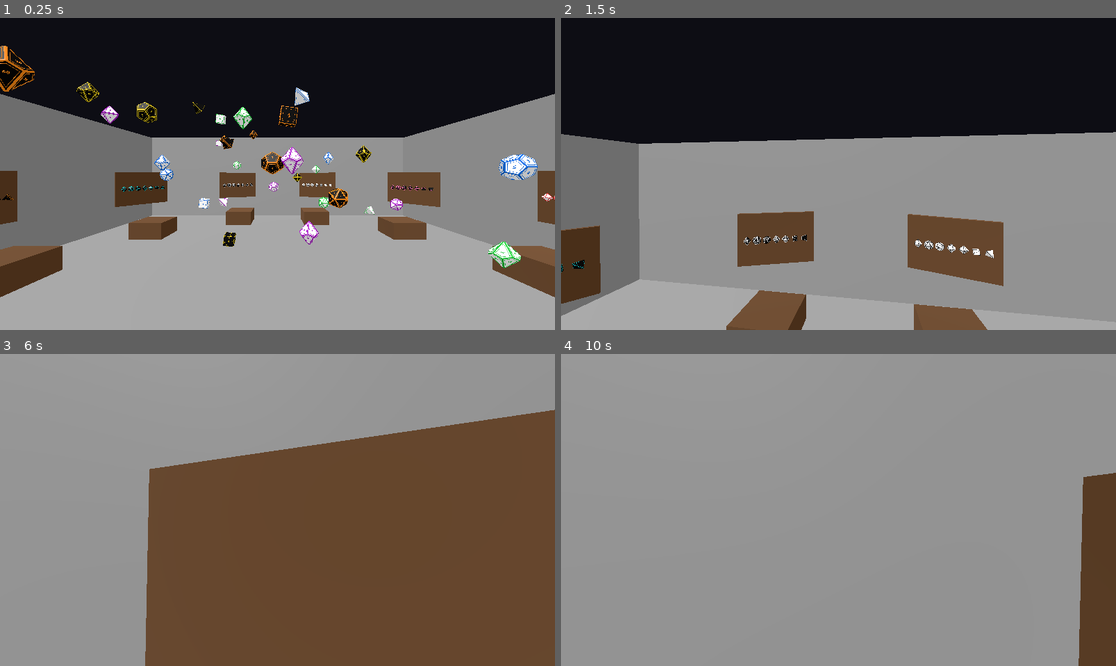
Above: before the commit, frames 1-4 (two rows, left to right).
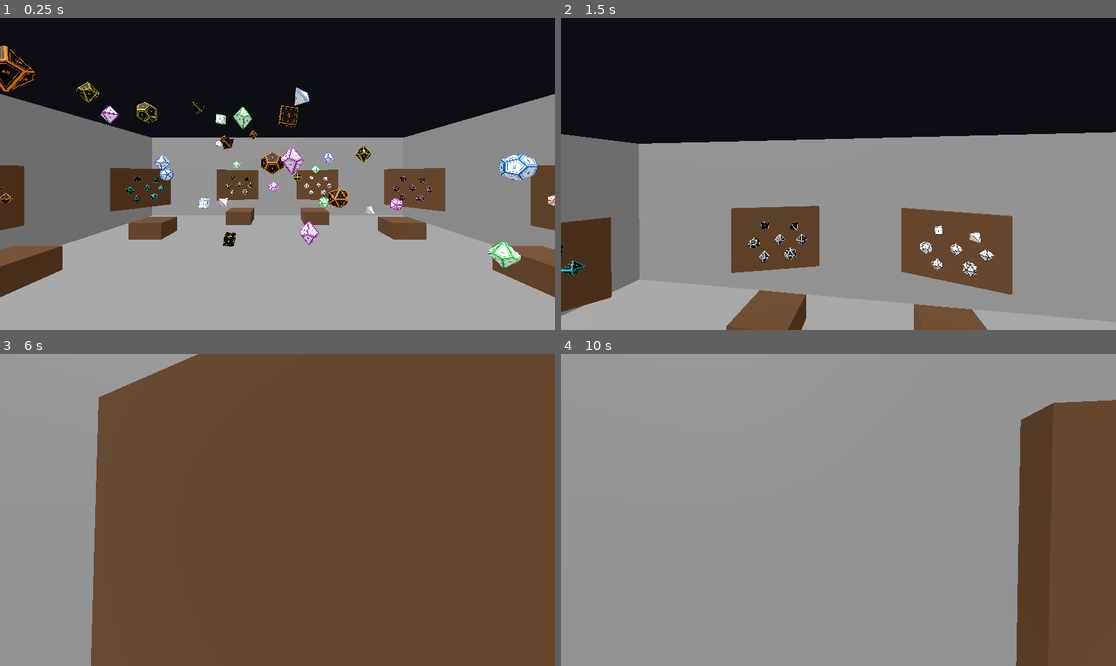
Above: after the commit, the same moments.

Repository: Fandomqueen9/Dice_Sort_Portfolio
Game: Godot game, scene res://scenes/Main.tscn
The game is run twice, just before and just after one commit, with the same random seed, the same clock (stepped at 60 frames per second) and the same inputs. This scene is started directly instead of the project's main scene.
Inputs (mouse positions are in pixels of both pictures, inside the frame that each line leads up to):
- Up to frame 1 (0.25 s): no input
- Up to frame 2 (1.5 s): tap Enter at 0.5 s; move the mouse to (866, 174) at 0.52 s; hold W from 0.53 s (still down); click (866, 174) at 0.67 s; tap Space at 0.77 s; move the mouse to (810, 174) at 1.27 s
- Up to frame 3 (6 s): tap Space at 1.52, 2.75, 3.02, 3.77, 4.52, 5 s; move the mouse to (288, 503) at 2.02 s; move the mouse to (271, 516) at 2.77 s; click (271, 516) at 2.92 s; tap Enter at 3.5, 5.75 s; move the mouse to (316, 513) at 3.52 s; move the mouse to (233, 506) at 4.27 s; move the mouse to (283, 510) at 5.02 s; click (283, 510) at 5.17 s; move the mouse to (255, 503) at 5.77 s; release W at 5.78 s; hold D from 5.78 s (still down)
- Up to frame 4 (10 s): tap Space at 6.02, 6.77, 7.25, 7.52, 9.02, 9.77 s; move the mouse to (866, 510) at 6.52 s; release D at 6.53 s; hold W 6.53-8.78 s; move the mouse to (810, 510) at 7.27 s; click (810, 510) at 7.42 s; move the mouse to (849, 503) at 8.02 s; move the mouse to (832, 516) at 8.77 s; hold A 8.78-9.53 s; move the mouse to (877, 513) at 9.52 s; hold W from 9.53 s (still down); click (877, 513) at 9.67 s

The runs differ from the first frame. In frame 1, 2.4% of the frame differs, in the area x 0-100%, y 47-69%; in frame 2, 4.2%; in frame 3, 28%, in the area x 16-100%, y 0-100%; in frame 4, 11%.

Commit message:
Scatter sign dice, enlarge them, and highlight the matched type in green
- Tray.gd: mini sign dice now use a scattered layout (fixed per-type
  offsets, not a single row) and a larger scale, per a reference image.
- Die.gd: outline material is now a per-instance field with a new
  set_outline_color(), so a die's highlight color isn't fixed to white.
- Tray.gd: each sign die gets a green outline color and is tracked by
  type in _mini_dice_by_type. mark_type_present(type) lights it up,
  reset_sign_highlights() clears all of them. Wired into every path
  that can sort a die: the physical tray trigger, admin sort_all, and
  loading a save with already-sorted dice (previously none of the
  non-trigger paths touched the sign at all). Restart also calls
  reset_sign_highlights() on every tray so signs go dark again.

Co-Authored-By: Claude Sonnet 5 <noreply@anthropic.com>

Diff:
--- a/client/scenes/Main.gd
+++ b/client/scenes/Main.gd
@@ -259,6 +259,8 @@
 	for die in dice:
 		die.reset()
 		die.global_position = Vector3(randf_range(-2.5, 2.5), randf_range(1.0, 3.0), randf_range(-2.5, 2.5))
+	for tray in trays:
+		tray.reset_sign_highlights()
 	win_label.visible = false
 	toggle_pause_menu()
 
@@ -281,6 +283,7 @@
 				if tray.tray_color.is_equal_approx(die.set_color):
 					die.global_position = tray.global_position + Vector3(0, 0.3, 0)
 					die.mark_sorted()
+					tray.mark_type_present(die.die_type)
 					break
 	_on_die_sorted(null)
 
@@ -323,9 +326,19 @@
 		add_child(die)
 		if entry["sorted"]:
 			die.mark_sorted()
+			var tray := _tray_for_color(color)
+			if tray:
+				tray.mark_type_present(entry["type"])
 		dice.append(die)
 
 	return true
+
+
+func _tray_for_color(color: Color) -> Tray:
+	for tray in trays:
+		if tray.tray_color.is_equal_approx(color):
+			return tray
+	return null
 
 
 func save_current_state() -> bool:
--- a/client/scripts/Die.gd
+++ b/client/scripts/Die.gd
@@ -7,6 +7,7 @@
 var sorted: bool = false
 
 var _outline_root: Node3D
+var _outline_material: StandardMaterial3D
 
 const OUTLINE_SCALE := 1.06
 const DIE_SHADER := preload("res://shaders/die.gdshader")
@@ -77,10 +78,10 @@
 
 
 func _build_outline(model_instance: Node3D, model_scale: float) -> void:
-	var outline_material := StandardMaterial3D.new()
-	outline_material.shading_mode = BaseMaterial3D.SHADING_MODE_UNSHADED
-	outline_material.albedo_color = Color(1, 1, 1)
-	outline_material.cull_mode = BaseMaterial3D.CULL_FRONT
+	_outline_material = StandardMaterial3D.new()
+	_outline_material.shading_mode = BaseMaterial3D.SHADING_MODE_UNSHADED
+	_outline_material.albedo_color = Color(1, 1, 1)
+	_outline_material.cull_mode = BaseMaterial3D.CULL_FRONT
 
 	_outline_root = model_instance.duplicate() as Node3D
 	_outline_root.scale = Vector3.ONE * (model_scale * OUTLINE_SCALE)
@@ -88,7 +89,11 @@
 	add_child(_outline_root)
 
 	for mesh_instance in _find_mesh_instances(_outline_root):
-		mesh_instance.material_override = outline_material
+		mesh_instance.material_override = _outline_material
+
+
+func set_outline_color(color: Color) -> void:
+	_outline_material.albedo_color = color
 
 
 func _build_collision(mesh_instances: Array[MeshInstance3D], model_scale: float) -> void:
--- a/client/scripts/Tray.gd
+++ b/client/scripts/Tray.gd
@@ -5,12 +5,25 @@
 signal die_sorted(die: Die)
 
 var tray_color: Color = Color.WHITE
+var _mini_dice_by_type: Dictionary = {}
 
 const WOOD_COLOR := Color(0.36, 0.24, 0.14)
 const SIGN_DISTANCE := 0.7
 const SIGN_HEIGHT := 1.0
-const MINI_DIE_SCALE := 0.6
-const MINI_DIE_SPACING := 0.16
+const MINI_DIE_SCALE := 0.85
+const MATCHED_OUTLINE_COLOR := Color(0.2, 0.9, 0.3)
+
+# Loosely scattered layout (not a straight line), one offset per entry in
+# GameState.DIE_TYPES, matched by index.
+const MINI_DIE_OFFSETS := [
+	Vector2(-0.30, 0.22),  # d4
+	Vector2(0.18, 0.26),   # d6
+	Vector2(-0.44, -0.02), # d8
+	Vector2(-0.06, 0.0),   # d10
+	Vector2(0.36, -0.04),  # d12
+	Vector2(-0.24, -0.26), # d20
+	Vector2(0.20, -0.28),  # d100
+]
 
 
 func setup(color: Color, outward_direction: Vector3) -> void:
@@ -41,7 +54,18 @@
 		body.global_position = global_position + Vector3(0, 0.3, 0)
 		body.mark_sorted()
 		die_sorted.emit(body)
+		mark_type_present(body.die_type)
 	# wrong color, or already sorted: no-op — die just rests here physically, no punishment
+
+
+func mark_type_present(die_type: String) -> void:
+	if _mini_dice_by_type.has(die_type):
+		_mini_dice_by_type[die_type].set_highlighted(true)
+
+
+func reset_sign_highlights() -> void:
+	for mini_die in _mini_dice_by_type.values():
+		mini_die.set_highlighted(false)
 
 
 func _build_sign(color: Color, outward_direction: Vector3) -> void:
@@ -55,7 +79,7 @@
 
 	var board := MeshInstance3D.new()
 	var board_mesh := BoxMesh.new()
-	board_mesh.size = Vector3(1.3, 0.9, 0.06)
+	board_mesh.size = Vector3(1.5, 1.1, 0.06)
 	board.mesh = board_mesh
 	var board_material := StandardMaterial3D.new()
 	board_material.albedo_color = WOOD_COLOR
@@ -63,13 +87,16 @@
 	sign_root.add_child(board)
 
 	var die_types := GameState.DIE_TYPES
-	var start_x := -MINI_DIE_SPACING * (die_types.size() - 1) / 2.0
 	for i in range(die_types.size()):
 		var mini_die := Die.new()
 		mini_die.setup(die_types[i], color)
 		mini_die.freeze = true
 		mini_die.collision_layer = 0
 		mini_die.collision_mask = 0
+		mini_die.set_outline_color(MATCHED_OUTLINE_COLOR)
 		mini_die.scale = Vector3.ONE * MINI_DIE_SCALE
-		mini_die.position = Vector3(start_x + i * MINI_DIE_SPACING, 0, -0.08)
+
+		var offset: Vector2 = MINI_DIE_OFFSETS[i]
+		mini_die.position = Vector3(offset.x, offset.y, -0.1)
 		sign_root.add_child(mini_die)
+		_mini_dice_by_type[die_types[i]] = mini_die
